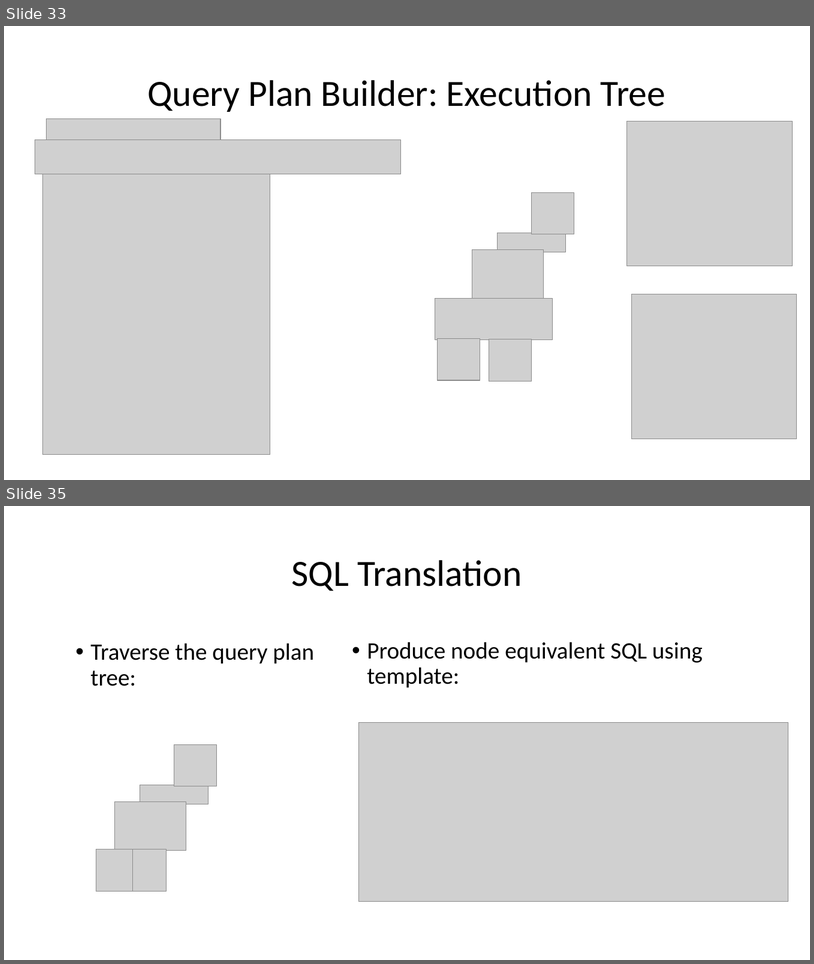
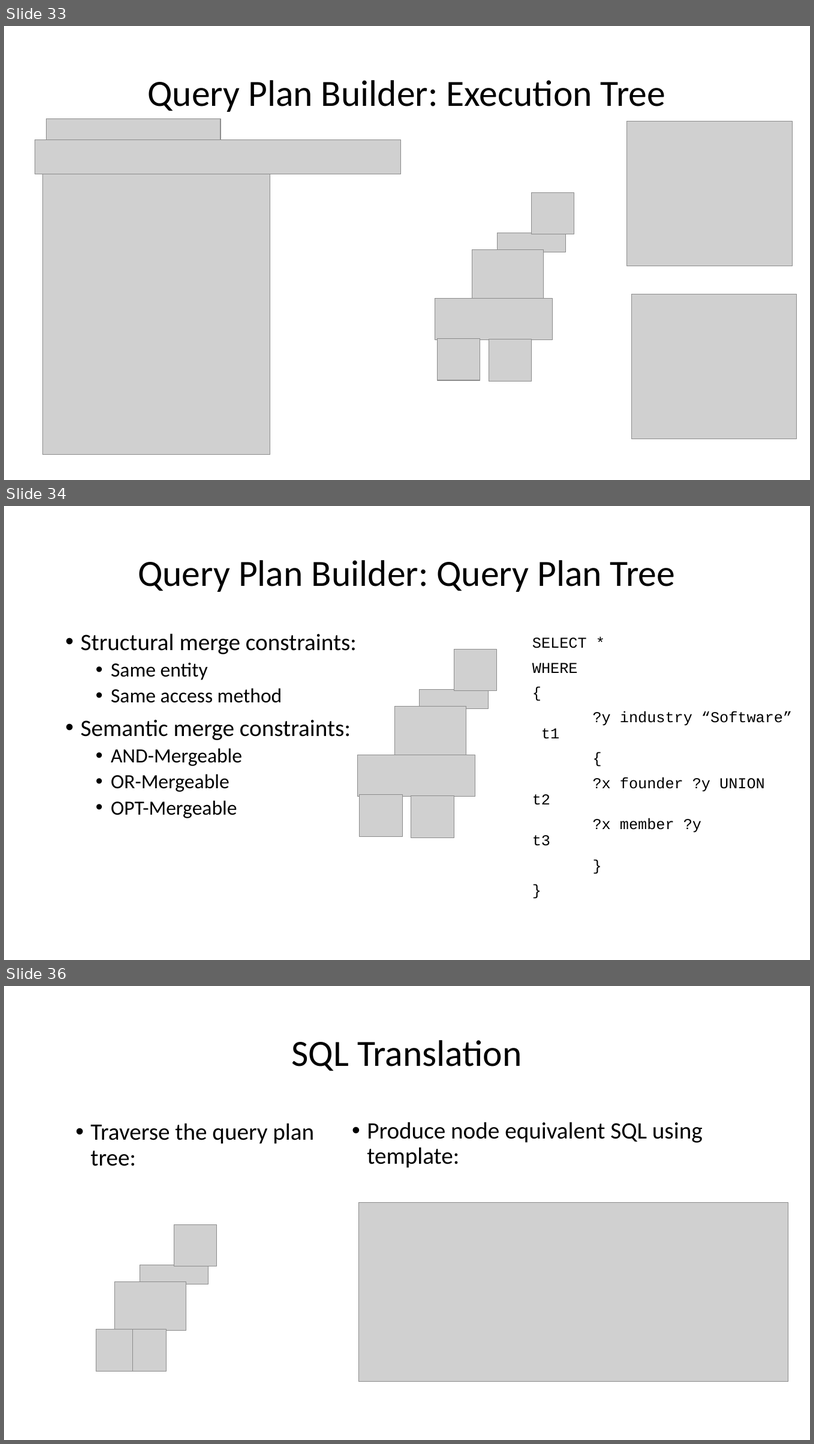
Before and after one commit to SImrul/LSDM-Project, a slide deck: lsdm presentation/lsdm presentation.pptx. Shown one above the other, each under a label of ours: slides 33 and 35 before the commit, slides 33, 34 and 36 after it; the slides between them are not shown. The pictures are 814x964 and 814x1444 pixels, drawn with LibreOffice and Linux fonts; fonts in the diff are those of the drawing; grey boxes stand for pictures; background and template pictures are left out. Boxes give left, top, right and bottom in pixels: in the first picture for what was removed or moved away, otherwise in the second. Text is boxed around its words. In the diff, an @@ line names an element or a change of style, - is before the commit and + after.

```diff
--- a/lsdm presentation/lsdm presentation.pptx
+++ b/lsdm presentation/lsdm presentation.pptx
@@ slide 34 added at (x1=4, y1=506, x2=810, y2=960), background #FFFFFF @@
@@ title added at (x1=138, y1=560, x2=675, y2=592), 44 pt, text #000000 @@
+Query Plan Builder: Query Plan Tree
@@ text added at (x1=81, y1=633, x2=357, y2=818), 24 pt, text #000000 @@
+• Structural merge constraints:
+  • Same entity
+  • Same access method
+• Semantic merge constraints:
+  • AND-Mergeable
+  • OR-Mergeable
+  • OPT-Mergeable
@@ picture added at (x1=454, y1=649, x2=497, y2=691) @@
@@ text added at (x1=533, y1=637, x2=792, y2=832), 18 pt, text #000000 @@
+SELECT *
+WHERE
+{
+?y industry “Software” t1
+{
+?x founder ?y UNION t2
+?x member ?y t3
+}
+}
@@ picture added at (x1=420, y1=690, x2=489, y2=709) @@
@@ picture added at (x1=395, y1=706, x2=466, y2=755) @@
@@ picture added at (x1=358, y1=754, x2=475, y2=796) @@
@@ picture added at (x1=360, y1=795, x2=402, y2=837) @@
@@ picture added at (x1=411, y1=796, x2=454, y2=838) @@
@@ what was slide 35 is now slide 36 @@
```
Also in this commit, not shown: 2 slides changed, 1 other slide added.
